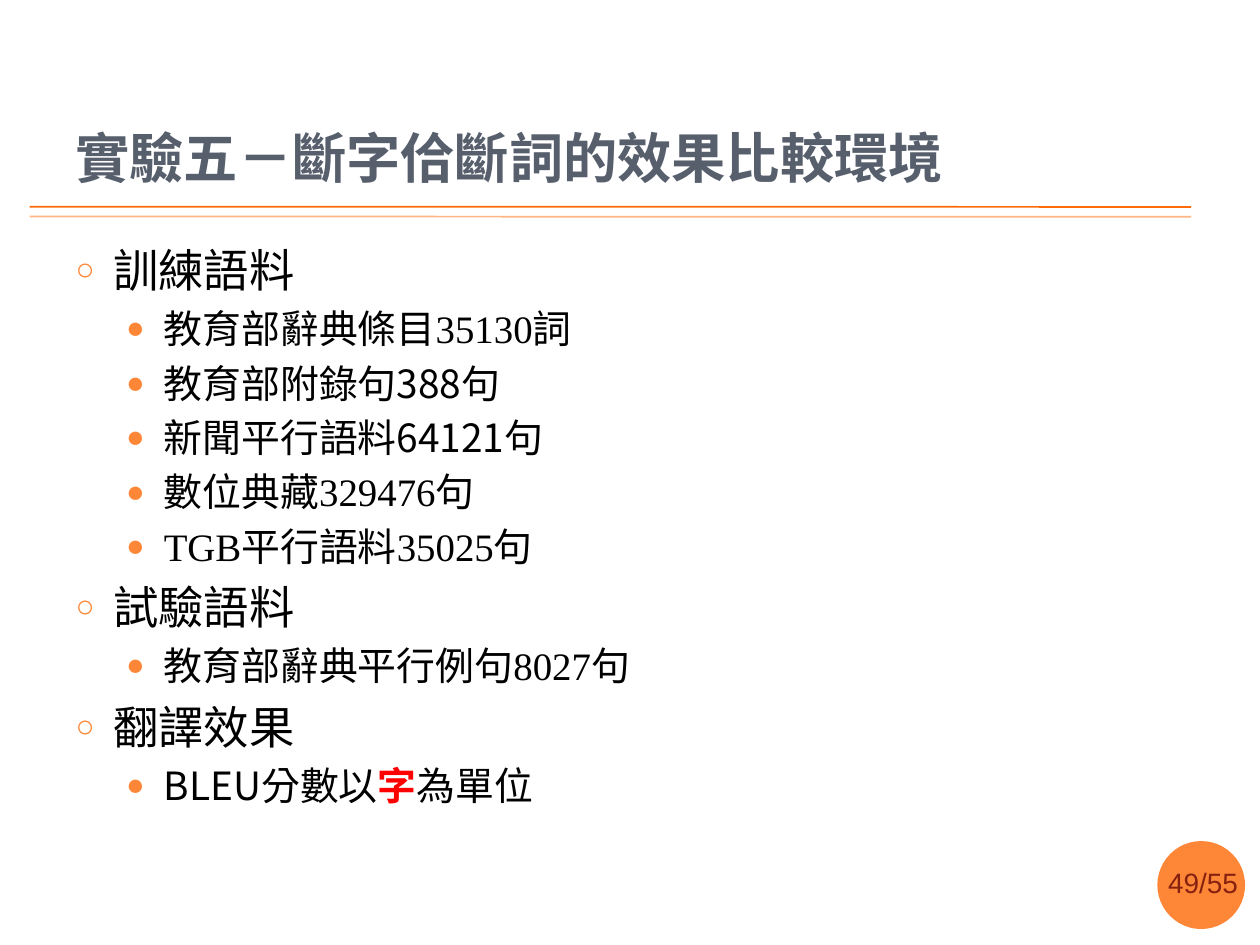
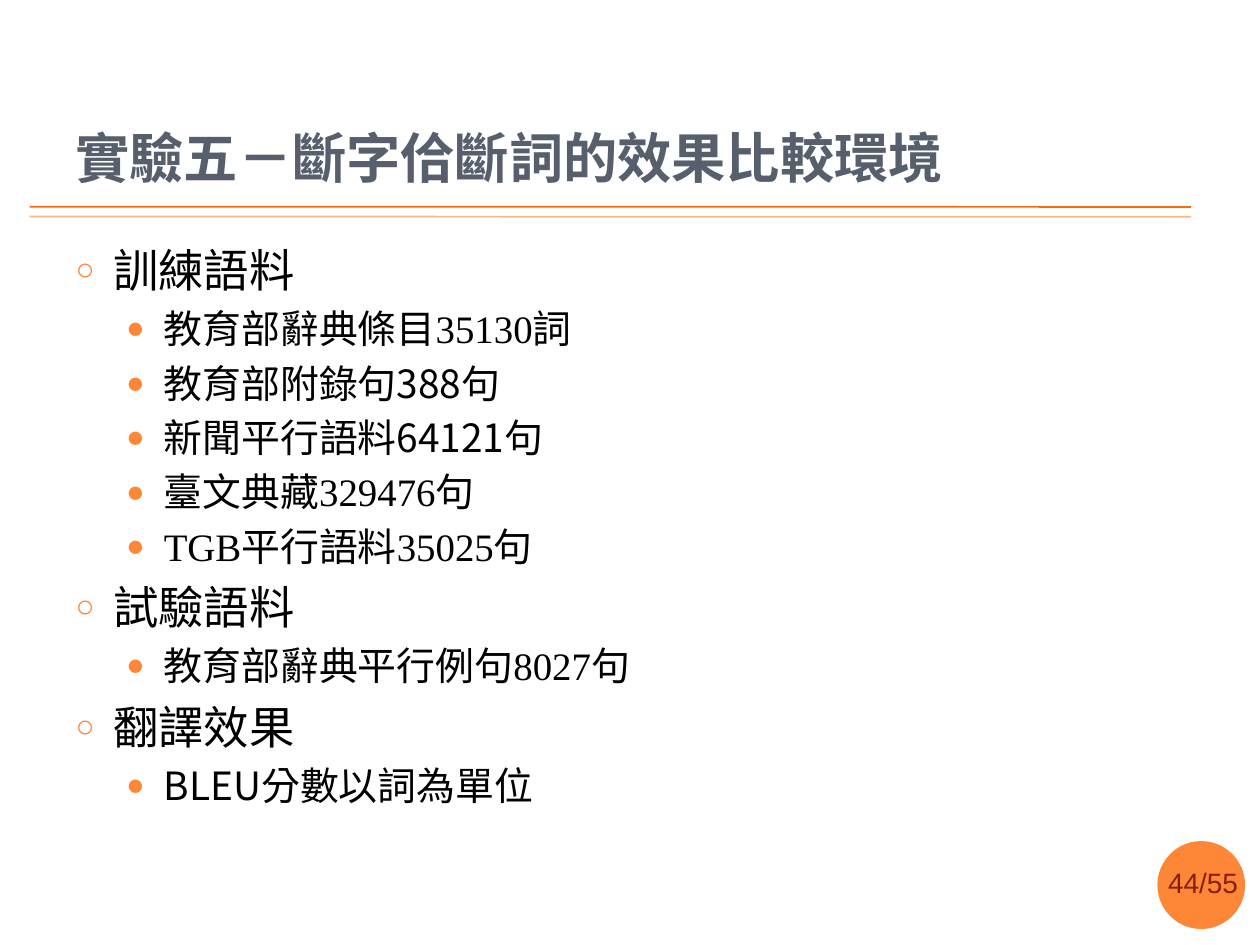
Before and after one commit to sih4sing5hong5/po3-ko3_tau5-iann2-phinn3, a slide deck: slide 44 of 翻譯報告.pptx (slide 49 before the commit). Drawn at 1260x945 pixels with LibreOffice and Linux fonts; fonts in the diff are those of the drawing; background and template pictures are left out. Boxes give left, top, right and bottom in pixels: in the first picture for what was removed or moved away, otherwise in the second. Text is boxed around its words. In the diff, an @@ line names an element or a change of style, - is before the commit and + after.

```diff
--- a/翻譯報告.pptx
+++ b/翻譯報告.pptx
@@ text at (164,473,475,510): text changed @@
-  ● 數位典藏329476句
+  ● 臺文典藏329476句
@@ text at (164,767,533,803): text changed @@
-  ● BLEU分數以字為單位
+  ● BLEU分數以詞為單位
@@ page number at (1168,873,1238,893): text changed @@
-49/55
+44/55
```
Also in this commit, not shown: 28 other slides changed, 2 slides added, 1 slide removed.
